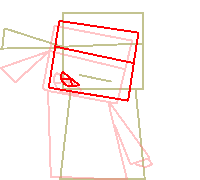
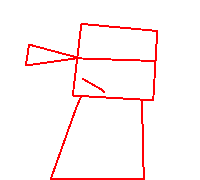
Layered file, before and after one edit (200×180). Changes by layer:
painted on "Paint Layer 1" over [0, 12, 158, 180]
painted on "sketch" over [0, 12, 158, 180]
painted on "Background" over [0, 12, 158, 180]
